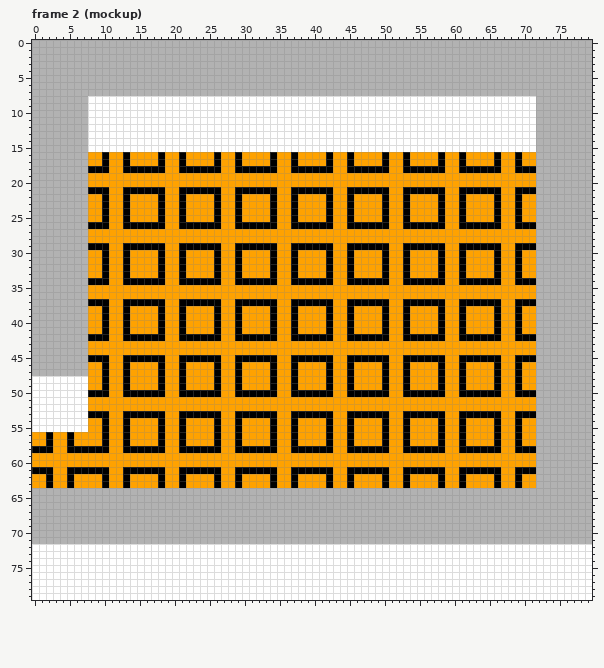
Pixel-art file, stored at tile/r2_8px/r2_8px_tile_0002.aseprite. This is how it looked before the edit.
80x80 pixels, 2 frames. Shown: frame 2 (mockup). The commit also changed other frames, which this record leaves out.
Now the later version:
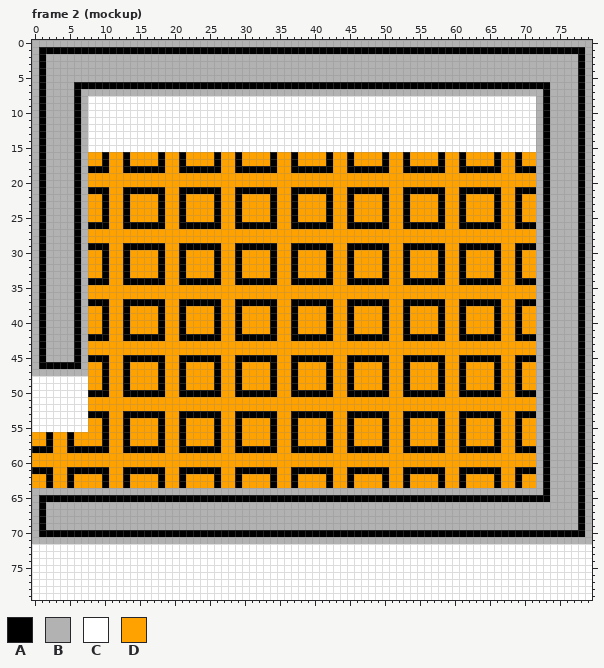
Palette (. is transparent): A #000000  B #b2b2b2  C #ffffff  D #ffa200
Changes in this commit:
layer "bg" now shown
Frame 2 (mockup), layer "wall":
Colour B becomes colour A in row 1 at x 1 to 78; in rows 2 to 5 at x 1 and 78; in row 6 at x 1, 6 to 73 and 78; in rows 7 to 45 at x 1, 6, 73 and 78; in row 46 at x 1 to 6, 73 and 78; in rows 47 to 64 at x 73 and 78.
Colour B becomes colour A in row 65 at x 1 to 73 and 78; in rows 66 to 69 at x 1 and 78; in row 70 at x 1 to 78.
Where, in picture pixels (left, top, right, bottom), the same in both pictures:
changed: (39, 47, 585, 537)
